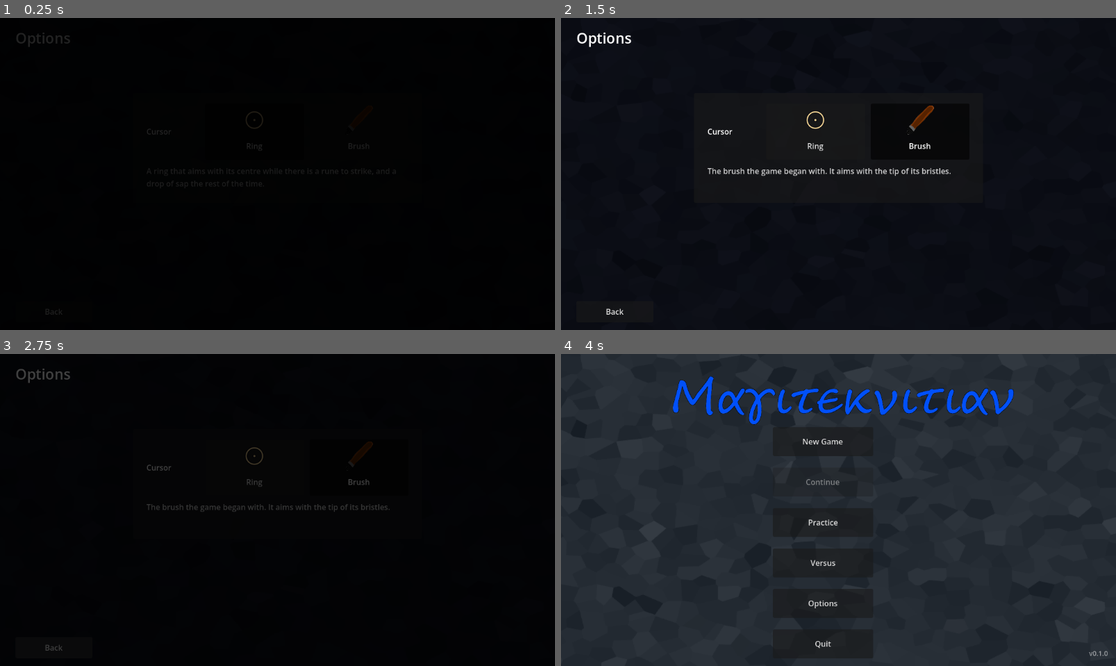
Above: before the commit, frames 1-4 (two rows, left to right).
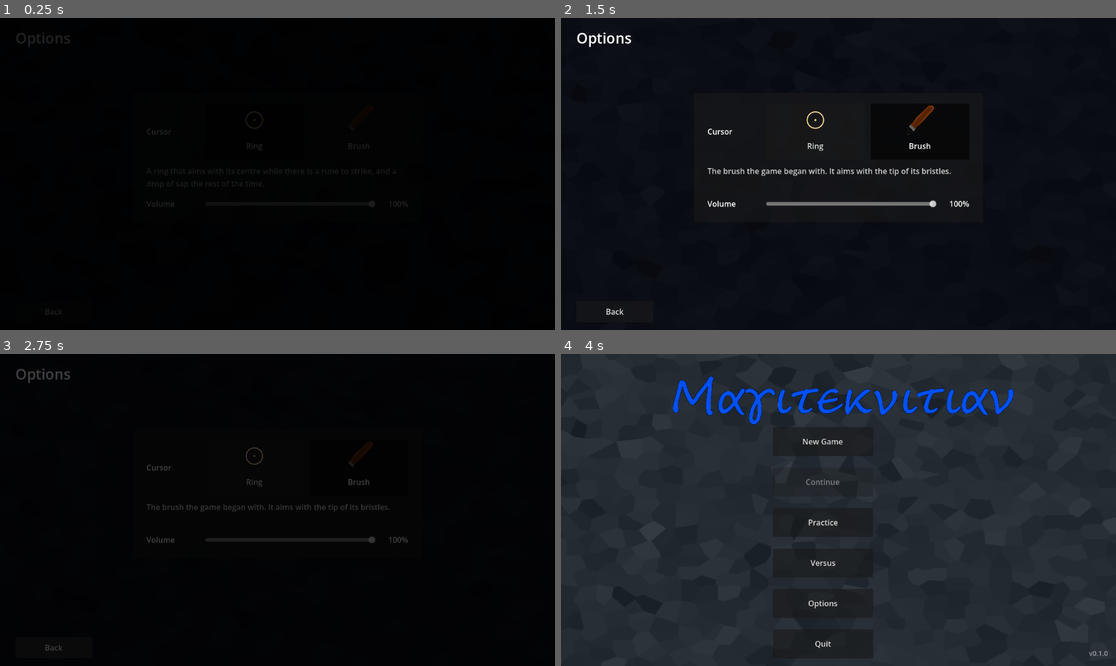
Above: after the commit, the same moments.

Repository: gamma2653/Magiteknician
Game: Godot game, scene res://magiteknician/menus/options.tscn
The game is run twice, just before and just after one commit, with the same random seed, the same clock (stepped at 60 frames per second) and the same inputs. This scene is started directly instead of the project's main scene.
Inputs:
- Up to frame 1 (0.25 s): no input
- Up to frame 2 (1.5 s): click "Ring" at 0.5 s; click "Brush" at 1.25 s
- Up to frame 3 (2.75 s): click "Back" at 2 s
- Up to frame 4 (4 s): click "Ring" at 2.75 s; click "New Game" at 3.5 s

The runs differ from the first frame. In frame 1, less than 0.1% of the frame differs, in the area x 26-74%, y 58-61%; in frame 2, 0.5%; in frame 3, 0.4%; in frame 4, nothing differs.

Commit message:
Let the player say how loud the game is
The game has more to say than it had, and some of it has not been
listened to by whoever made it. The options now have a volume.

It is of everything at once: the slider sets how much the bus that all
the game's sounds go through lets past. It is heard as the slider
moves, and a rune chimes when the slider is let go, to say how loud
the game now is.

Half way along the slider is a quarter of the sound's strength, twelve
decibels down, which is about half as loud to the ear. All the way
down is silence.

A slider that is being dragged changes many times a second, and only
what it comes to rest on is written. Going back writes whatever has
not been.

A volume in the file that is not a number is ignored, so that a file
mended badly by hand cannot silence the game.

Co-Authored-By: Claude Fable 5.1 <noreply@anthropic.com>

Diff:
--- a/magiteknician/menus/options.gd
+++ b/magiteknician/menus/options.gd
@@ -1,8 +1,13 @@
 extends Node2D
-## The options. There is one so far: which cursor to play with.
+## The options: which cursor to play with, and how loud the game is.
 ##
 ## A choice takes hold as it is made, and is kept. There is nothing to
-## confirm, and the cursor in the player's hand is the preview.
+## confirm. The cursor in the player's hand is the preview of the one,
+## and a rune's chime, sounded as the slider is let go, of the other.
+
+## What is sounded to say how loud the game now is: the lowest of the
+## runes' chimes.
+const SAMPLE := preload("res://magiteknician/assets/audio/runes/analog_chime/C2.ogg")
 
 const RING_NOTE := "A ring that aims with its centre while there is a rune to strike, and a drop of sap the rest of the time."
 const BRUSH_NOTE := "The brush the game began with. It aims with the tip of its bristles."
@@ -12,6 +17,11 @@
 @onready var ring: Button = %Ring
 @onready var brush: Button = %Brush
 @onready var cursor_note: Label = %CursorNote
+@onready var volume: HSlider = %Volume
+@onready var volume_text: Label = %VolumeText
+@onready var sample: AudioStreamPlayer = %Sample
+
+var _is_dragging: bool = false
 
 
 # Called when the node enters the scene tree for the first time.
@@ -23,6 +33,10 @@
 	ring.icon = _picture_of_the_ring(brush.icon.get_size())
 	ring.pressed.connect(Settings.choose_cursor.bind(Settings.Cursor.DRAWN))
 	brush.pressed.connect(Settings.choose_cursor.bind(Settings.Cursor.BRUSH))
+	sample.stream = SAMPLE
+	volume.value_changed.connect(_on_volume_changed)
+	volume.drag_started.connect(func (): _is_dragging = true)
+	volume.drag_ended.connect(_on_volume_let_go)
 	Settings.changed.connect(_show_choices)
 	_show_choices()
 	$FadeTransition.end_transition()
@@ -43,6 +57,22 @@
 	brush.set_pressed_no_signal(is_brush)
 	ring.set_pressed_no_signal(not is_brush)
 	cursor_note.text = BRUSH_NOTE if is_brush else RING_NOTE
+	volume.set_value_no_signal(Settings.volume * volume.max_value)
+	volume_text.text = "Off" if Settings.volume <= 0.0 else "%d%%" % [roundi(Settings.volume * 100.0)]
+
+
+func _on_volume_changed(value: float) -> void:
+	# A slider that is being dragged changes many times a second. What it
+	# comes to rest on is what is kept.
+	Settings.choose_volume(value / volume.max_value, not _is_dragging)
+	if not _is_dragging:
+		sample.play()
+
+
+func _on_volume_let_go(_changed: bool) -> void:
+	_is_dragging = false
+	Settings.keep()
+	sample.play()
 
 
 func _on_fade_transition_timeout() -> void:
@@ -52,5 +82,6 @@
 
 
 func _on_back_pressed() -> void:
+	Settings.keep()
 	$FadeTransition.start_transition()
 	going_back = true
--- a/magiteknician/menus/options.tscn
+++ b/magiteknician/menus/options.tscn
@@ -26,7 +26,7 @@
 offset_left = 276.0
 offset_top = 156.0
 offset_right = 876.0
-offset_bottom = 384.0
+offset_bottom = 420.0
 
 [node name="Margin" type="MarginContainer" parent="Card"]
 layout_mode = 2
@@ -71,10 +71,38 @@
 [node name="CursorNote" type="Label" parent="Card/Margin/Rows"]
 unique_name_in_owner = true
 modulate = Color(1, 1, 1, 0.8)
-custom_minimum_size = Vector2(540, 0)
+custom_minimum_size = Vector2(540, 52)
 layout_mode = 2
-size_flags_vertical = 3
 autowrap_mode = 3
+
+[node name="VolumeRow" type="HBoxContainer" parent="Card/Margin/Rows"]
+layout_mode = 2
+theme_override_constants/separation = 12
+
+[node name="Label" type="Label" parent="Card/Margin/Rows/VolumeRow"]
+custom_minimum_size = Vector2(110, 0)
+layout_mode = 2
+text = "Volume"
+
+[node name="Volume" type="HSlider" parent="Card/Margin/Rows/VolumeRow"]
+unique_name_in_owner = true
+custom_minimum_size = Vector2(0, 32)
+layout_mode = 2
+size_flags_horizontal = 3
+size_flags_vertical = 4
+max_value = 100.0
+step = 5.0
+value = 100.0
+
+[node name="VolumeText" type="Label" parent="Card/Margin/Rows/VolumeRow"]
+unique_name_in_owner = true
+custom_minimum_size = Vector2(56, 0)
+layout_mode = 2
+text = "100%"
+horizontal_alignment = 2
+
+[node name="Sample" type="AudioStreamPlayer" parent="."]
+unique_name_in_owner = true
 
 [node name="ButtonManager" type="Control" parent="."]
 layout_mode = 3
--- a/magiteknician/settings.gd
+++ b/magiteknician/settings.gd
@@ -22,6 +22,10 @@
 const VERSION := 1
 const DEFAULT_PATH := "user://settings.json"
 const DEFAULT_CURSOR := Cursor.DRAWN
+## As loud as the sounds were made.
+const DEFAULT_VOLUME := 1.0
+## The bus that everything the game sounds goes through.
+const BUS := &"Master"
 const CURSOR_NAMES: Dictionary[Cursor, String] = {
 	Cursor.DRAWN: "drawn",
 	Cursor.BRUSH: "brush",
@@ -30,6 +34,11 @@
 ## Where the options are kept. Tests point this somewhere of their own.
 var path: String = DEFAULT_PATH
 var cursor: Cursor = DEFAULT_CURSOR
+## How loud the game is, from 0, which is silent, to 1.
+var volume: float = DEFAULT_VOLUME
+
+# True while there is a choice that has not been written.
+var _is_unkept: bool = false
 
 
 func _ready() -> void:
@@ -45,6 +54,44 @@
 	write()
 
 
+## Sets how loud the game is, from 0 to 1. It is heard at once. It is
+## kept at once too unless `keep_it` is false, which is for a slider that
+## is still being dragged: say keep() when it is let go.
+func choose_volume(how_loud: float, keep_it: bool = true) -> void:
+	how_loud = clampf(how_loud, 0.0, 1.0)
+	if not is_equal_approx(volume, how_loud):
+		volume = how_loud
+		_is_unkept = true
+		apply_volume()
+		changed.emit()
+	if keep_it:
+		keep()
+
+
+## Writes what has been chosen and not yet written, if anything has.
+func keep() -> void:
+	if _is_unkept:
+		write()
+
+
+## How much of the sound's strength is let through at `how_loud`. Half
+## way along the slider is a quarter of the strength, which is about half
+## as loud to the ear.
+static func strength_at(how_loud: float) -> float:
+	return clampf(how_loud, 0.0, 1.0) ** 2.0
+
+
+## Makes the game as loud as `volume` says.
+func apply_volume() -> void:
+	var bus := AudioServer.get_bus_index(BUS)
+	if bus < 0:
+		return
+	var strength := strength_at(volume)
+	AudioServer.set_bus_mute(bus, strength <= 0.0)
+	if strength > 0.0:
+		AudioServer.set_bus_volume_db(bus, linear_to_db(strength))
+
+
 ## Puts every option back to what it is before the player has chosen
 ## anything. Nothing is written.
 func reset() -> void:
@@ -55,6 +102,7 @@
 	return {
 		"version": VERSION,
 		"cursor": CURSOR_NAMES[cursor],
+		"volume": volume,
 	}
 
 
@@ -63,6 +111,10 @@
 func take(data: Dictionary) -> void:
 	var found: Variant = CURSOR_NAMES.find_key(str(data.get("cursor", "")))
 	cursor = DEFAULT_CURSOR if found == null else found
+	var how_loud: Variant = data.get("volume")
+	volume = clampf(how_loud, 0.0, 1.0) if how_loud is float or how_loud is int else DEFAULT_VOLUME
+	_is_unkept = false
+	apply_volume()
 	changed.emit()
 
 
@@ -74,6 +126,7 @@
 		return error
 	file.store_string(JSON.stringify(to_dict(), "\t"))
 	file.close()
+	_is_unkept = false
 	return OK
 
 
--- a/tests/framework/test_case.gd
+++ b/tests/framework/test_case.gd
@@ -103,7 +103,8 @@
 	DirAccess.remove_absolute(Session.save_path)
 
 
-## Throws away what has been chosen in the options, in memory and on disk.
+## Throws away what has been chosen in the options, in memory and on disk,
+## which makes the game as loud as it is before anything is chosen.
 ## The runner has already pointed the game at a file of the tests' own.
 func forget_settings() -> void:
 	DirAccess.remove_absolute(Settings.path)
--- a/tests/menus/test_options.gd
+++ b/tests/menus/test_options.gd
@@ -88,6 +88,83 @@
 	assert_eq(Settings.cursor, Settings.Cursor.BRUSH)
 
 
+# How loud
+
+func test_the_slider_is_where_the_volume_is() -> void:
+	var options := _open()
+	assert_almost_eq(options.volume.value, 100.0)
+	assert_eq(options.volume_text.text, "100%")
+	remove_child(options)
+	options.free()
+
+	Settings.choose_volume(0.35)
+	options = _open()
+	assert_almost_eq(options.volume.value, 35.0)
+	assert_eq(options.volume_text.text, "35%")
+
+
+func test_moving_the_slider_changes_how_loud_the_game_is() -> void:
+	var options := _open()
+	options.volume.value = 60.0
+	assert_almost_eq(Settings.volume, 0.6)
+	assert_eq(options.volume_text.text, "60%")
+	var bus := AudioServer.get_bus_index(Settings.BUS)
+	assert_almost_eq(AudioServer.get_bus_volume_db(bus), linear_to_db(0.36), 0.001)
+	Settings.reset()
+	Settings.read()
+	assert_almost_eq(Settings.volume, 0.6, 1e-6, "a slider moved by the keys is kept as it moves")
+
+
+func test_a_slider_being_dragged_is_kept_when_it_is_let_go() -> void:
+	var options := _open()
+	options.volume.drag_started.emit()
+	options.volume.value = 80.0
+	options.volume.value = 45.0
+	assert_almost_eq(Settings.volume, 0.45)
+	assert_false(FileAccess.file_exists(Settings.path))
+	assert_false(options.sample.playing, "and it is quiet while it is dragged")
+	options.volume.drag_ended.emit(true)
+	assert_true(FileAccess.file_exists(Settings.path))
+	Settings.reset()
+	Settings.read()
+	assert_almost_eq(Settings.volume, 0.45)
+
+
+func test_letting_the_slider_go_sounds_a_chime() -> void:
+	var options := _open()
+	assert_eq(options.sample.stream, options.SAMPLE)
+	options.volume.drag_started.emit()
+	options.volume.value = 50.0
+	options.volume.drag_ended.emit(true)
+	assert_true(options.sample.playing)
+
+
+func test_the_slider_goes_all_the_way_down() -> void:
+	var options := _open()
+	options.volume.value = 0.0
+	assert_almost_eq(Settings.volume, 0.0)
+	assert_eq(options.volume_text.text, "Off")
+	assert_true(AudioServer.is_bus_mute(AudioServer.get_bus_index(Settings.BUS)))
+
+
+func test_going_back_keeps_what_was_not_yet_kept() -> void:
+	var options := _open()
+	options.volume.drag_started.emit()
+	options.volume.value = 25.0
+	options._on_back_pressed()
+	Settings.reset()
+	Settings.read()
+	assert_almost_eq(Settings.volume, 0.25)
+
+
+func test_choosing_a_cursor_leaves_the_volume_alone() -> void:
+	Settings.choose_volume(0.7)
+	var options := _open()
+	options.brush.pressed.emit()
+	assert_almost_eq(Settings.volume, 0.7)
+	assert_almost_eq(options.volume.value, 70.0)
+
+
 func test_back_goes_back() -> void:
 	var options := _open()
 	options._on_back_pressed()
--- a/tests/test_settings.gd
+++ b/tests/test_settings.gd
@@ -99,6 +99,106 @@
 	assert_eq(Settings.cursor, Settings.Cursor.DRAWN)
 
 
+# How loud
+
+func _bus() -> int:
+	return AudioServer.get_bus_index(Settings.BUS)
+
+
+func test_the_game_comes_as_loud_as_its_sounds_were_made() -> void:
+	assert_almost_eq(Settings.volume, 1.0)
+	assert_almost_eq(AudioServer.get_bus_volume_db(_bus()), 0.0, 0.001)
+	assert_false(AudioServer.is_bus_mute(_bus()))
+
+
+func test_the_volume_is_heard_at_once_and_kept() -> void:
+	Settings.choose_volume(0.5)
+	assert_almost_eq(Settings.volume, 0.5)
+	assert_almost_eq(AudioServer.get_bus_volume_db(_bus()), linear_to_db(0.25), 0.001)
+	assert_almost_eq(_on_disk()["volume"], 0.5)
+	Settings.reset()
+	assert_almost_eq(AudioServer.get_bus_volume_db(_bus()), 0.0, 0.001)
+	assert_true(Settings.read())
+	assert_almost_eq(Settings.volume, 0.5)
+	assert_almost_eq(AudioServer.get_bus_volume_db(_bus()), linear_to_db(0.25), 0.001, "and is heard again when it is read")
+
+
+func test_half_way_is_about_half_as_loud() -> void:
+	# Ten decibels less is about half as loud to the ear.
+	assert_almost_eq(linear_to_db(Settings.strength_at(0.5)), -12.0, 0.1)
+	assert_almost_eq(Settings.strength_at(1.0), 1.0)
+	assert_almost_eq(Settings.strength_at(0.0), 0.0)
+	assert_gt(Settings.strength_at(0.75), Settings.strength_at(0.5))
+	assert_almost_eq(Settings.strength_at(7.0), 1.0)
+	assert_almost_eq(Settings.strength_at(-1.0), 0.0)
+
+
+func test_no_volume_is_silence() -> void:
+	Settings.choose_volume(0.0)
+	assert_true(AudioServer.is_bus_mute(_bus()))
+	Settings.choose_volume(0.05)
+	assert_false(AudioServer.is_bus_mute(_bus()))
+	assert_lt(AudioServer.get_bus_volume_db(_bus()), -40.0)
+
+
+func test_the_volume_is_kept_between_nothing_and_everything() -> void:
+	Settings.choose_volume(3.0)
+	assert_almost_eq(Settings.volume, 1.0)
+	Settings.choose_volume(-2.0)
+	assert_almost_eq(Settings.volume, 0.0)
+
+
+func test_a_slider_that_is_being_dragged_writes_nothing_until_it_is_let_go() -> void:
+	Settings.choose_volume(0.8, false)
+	Settings.choose_volume(0.6, false)
+	assert_almost_eq(Settings.volume, 0.6)
+	assert_almost_eq(AudioServer.get_bus_volume_db(_bus()), linear_to_db(0.36), 0.001, "it is heard as it goes")
+	assert_false(FileAccess.file_exists(Settings.path))
+	Settings.keep()
+	assert_almost_eq(_on_disk()["volume"], 0.6)
+
+
+func test_keeping_when_nothing_has_changed_writes_nothing() -> void:
+	Settings.keep()
+	assert_false(FileAccess.file_exists(Settings.path))
+	Settings.choose_volume(1.0)
+	assert_false(FileAccess.file_exists(Settings.path), "it was that loud already")
+
+
+func test_a_change_of_volume_says_that_it_was_made() -> void:
+	var heard := [0]
+	var listen := func () -> void: heard[0] += 1
+	Settings.changed.connect(listen)
+	Settings.choose_volume(0.4)
+	Settings.choose_volume(0.4)
+	assert_eq(heard[0], 1)
+	Settings.changed.disconnect(listen)
+
+
+func test_a_volume_that_is_not_a_number_is_ignored() -> void:
+	_write('{"version": 1, "cursor": "brush", "volume": "eleven"}')
+	assert_true(Settings.read())
+	assert_almost_eq(Settings.volume, 1.0, 1e-6, "and the game is not silenced by a file that was mended badly")
+	assert_eq(Settings.cursor, Settings.Cursor.BRUSH, "the rest of the file is still read")
+	_write('{"version": 1, "volume": 40}')
+	assert_true(Settings.read())
+	assert_almost_eq(Settings.volume, 1.0, 1e-6, "too much is as much as there is")
+
+
+func test_a_file_from_before_there_was_a_volume_is_read() -> void:
+	_write('{"version": 1, "cursor": "brush"}')
+	assert_true(Settings.read())
+	assert_almost_eq(Settings.volume, 1.0)
+	assert_eq(Settings.cursor, Settings.Cursor.BRUSH)
+
+
+func test_the_cursor_and_the_volume_are_kept_together() -> void:
+	Settings.choose_cursor(Settings.Cursor.BRUSH)
+	Settings.choose_volume(0.3)
+	assert_eq(_on_disk()["cursor"], "brush")
+	assert_almost_eq(_on_disk()["volume"], 0.3)
+
+
 func test_the_options_are_kept_apart_from_progress() -> void:
 	forget_progress()
 	Settings.choose_cursor(Settings.Cursor.BRUSH)
Not shown, added: .changeset/as-loud-as-you-like.md
Not shown, changed: README.md
